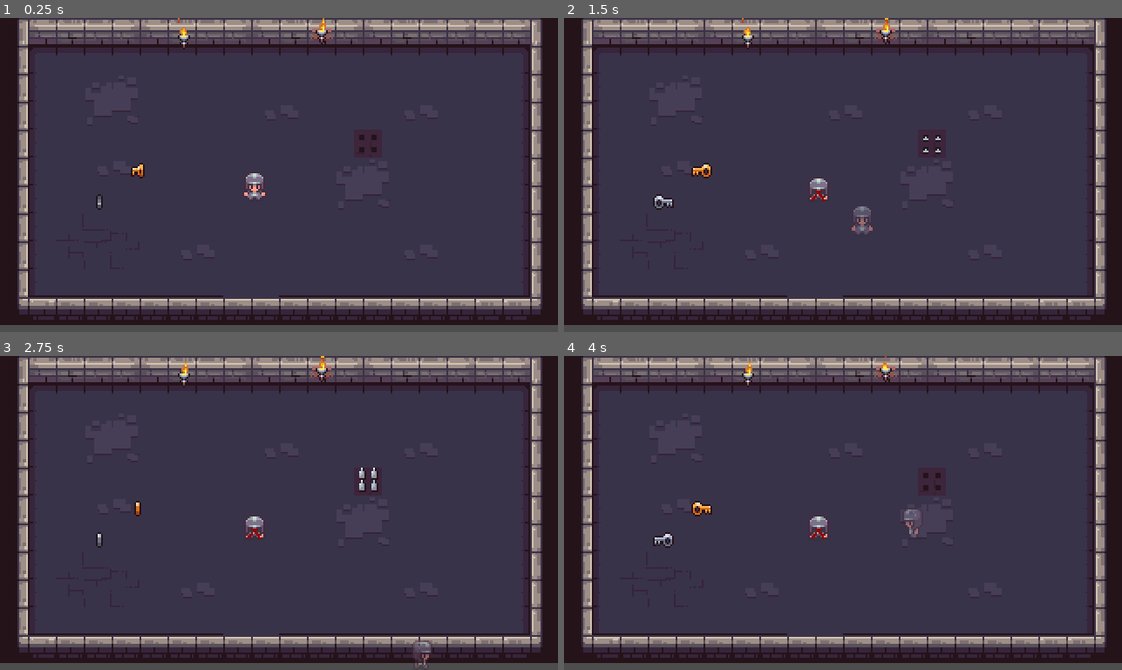
Above: before the commit, frames 1-4 (two rows, left to right).
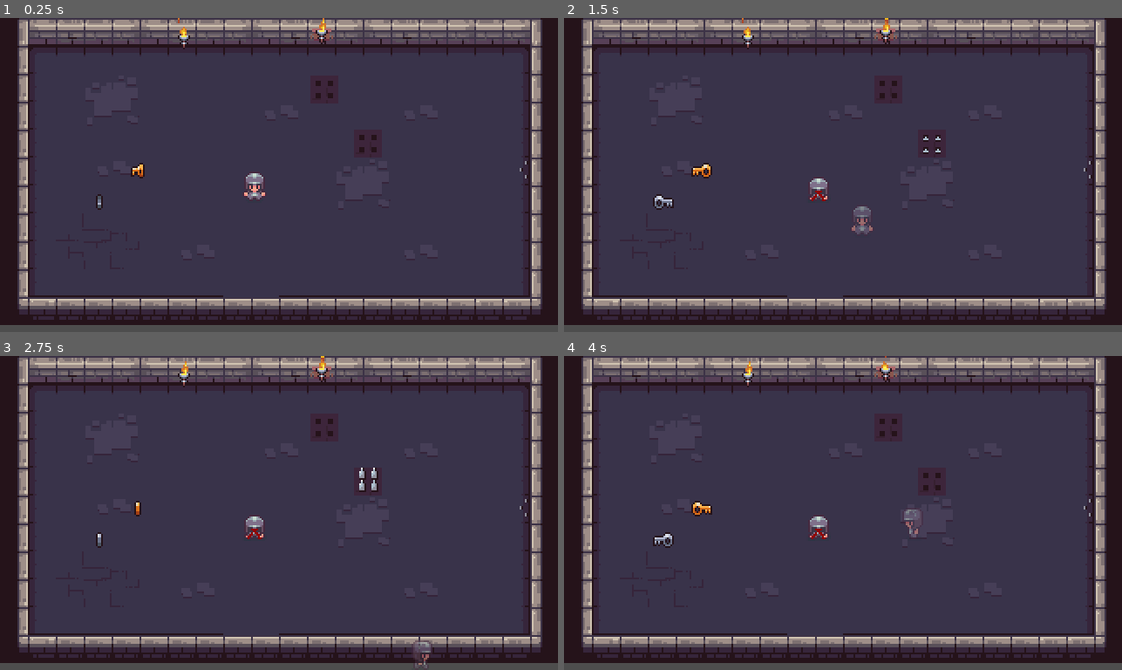
Above: after the commit, the same moments.

Repository: PauloFH/loop
Game: Godot game, scene res://scenes/fases/Main.tscn
Same seed, same stepped clock (60 frames per second), same inputs: the game is played once before the commit and once after it.
Inputs:
- Up to frame 1 (0.25 s): no input
- Up to frame 2 (1.5 s): tap Enter (ui_accept) at 0.5, 0.77 s; hold Right (ui_right) 0.53-1.28 s; hold Down (ui_down) from 1.28 s (still down)
- Up to frame 3 (2.75 s): tap Enter (ui_accept) at 1.52 s; release Down (ui_down) at 2.03 s; hold Right (ui_right) from 2.03 s (still down)
- Up to frame 4 (4 s): release Right (ui_right) at 2.78 s; hold Up (ui_up) 2.78-3.53 s; tap Enter (ui_accept) at 3.02, 3.77 s; hold Left (ui_left) from 3.53 s (still down)

The runs differ from the first frame. In frame 1, 0.1% of the frame differs, in the area x 55-95%, y 20-52%; in frame 2, 0.1%; in frame 3, 0.1%; in frame 4, 0.1%.

Commit message:
feat: flamethrower trap

Diff:
--- a/scenes/fases/Main.tscn
+++ b/scenes/fases/Main.tscn
@@ -8,6 +8,8 @@
 [ext_resource type="PackedScene" uid="uid://dbaxrf0mn07nx" path="res://scenes/objects/cosmetics/luz/torch.tscn" id="6_64pgk"]
 [ext_resource type="PackedScene" uid="uid://cfbpvvwxajqi0" path="res://scenes/objects/cosmetics/luz/torch_light.tscn" id="7_j0l3m"]
 [ext_resource type="PackedScene" uid="uid://i0x8nm7mlt33" path="res://scenes/objects/traps/spike_traps/auto_floor_spikes.tscn" id="8_h1rjs"]
+[ext_resource type="PackedScene" uid="uid://c3n83t6gp5c5t" path="res://scenes/objects/traps/flamethrower/flamethrower.tscn" id="9_64pgk"]
+[ext_resource type="PackedScene" uid="uid://lprrw4rjd0qg" path="res://scenes/objects/traps/spike_traps/floor_spike.tscn" id="10_j0l3m"]
 
 [sub_resource type="TileSetAtlasSource" id="TileSetAtlasSource_vcsgt"]
 texture = ExtResource("1_706jr")
@@ -242,3 +244,10 @@
 
 [node name="auto_floor_spike" parent="." instance=ExtResource("8_h1rjs")]
 position = Vector2(211, 73)
+
+[node name="Flamethrower" parent="." instance=ExtResource("9_64pgk")]
+position = Vector2(294, 87)
+rotation = 1.57079
+
+[node name="floor_spike" parent="." instance=ExtResource("10_j0l3m")]
+position = Vector2(186, 42)
--- a/scenes/objects/traps/flamethrower/flamethrower.tscn
+++ b/scenes/objects/traps/flamethrower/flamethrower.tscn
@@ -1,12 +1,10 @@
-[gd_scene load_steps=8 format=3 uid="uid://c3n83t6gp5c5t"]
+[gd_scene load_steps=9 format=3 uid="uid://c3n83t6gp5c5t"]
 
 [ext_resource type="Script" uid="uid://bggrkw3quo5r3" path="res://scripts/objects/armadilhas/flamethrower.gd" id="1_b7ev4"]
 [ext_resource type="Texture2D" uid="uid://gbgief32i1qj" path="res://assets/2D Pixel Dungeon Asset Pack/items and trap_animation/flamethrower/flamethrower_1_4.png" id="2_2ay5i"]
 [ext_resource type="Texture2D" uid="uid://bowunkhrstcqm" path="res://assets/2D Pixel Dungeon Asset Pack/items and trap_animation/flamethrower/flamethrower_1_1.png" id="3_3frn4"]
 [ext_resource type="Texture2D" uid="uid://11d0idmjnox0" path="res://assets/2D Pixel Dungeon Asset Pack/items and trap_animation/flamethrower/flamethrower_1_2.png" id="4_30wf2"]
 [ext_resource type="Texture2D" uid="uid://bp8d703aefmya" path="res://assets/2D Pixel Dungeon Asset Pack/items and trap_animation/flamethrower/flamethrower_1_3.png" id="5_xgl0g"]
-
-[sub_resource type="RectangleShape2D" id="RectangleShape2D_6rqd3"]
 
 [sub_resource type="SpriteFrames" id="SpriteFrames_tu0hb"]
 animations = [{
@@ -28,13 +26,30 @@
 "speed": 10.0
 }]
 
-[node name="Flamethrower" type="Area2D"]
+[sub_resource type="RectangleShape2D" id="RectangleShape2D_b7ev4"]
+size = Vector2(16, 24)
+
+[sub_resource type="RectangleShape2D" id="RectangleShape2D_2ay5i"]
+size = Vector2(16, 22)
+
+[node name="flamethrower" type="Node2D"]
 script = ExtResource("1_b7ev4")
-
-[node name="CollisionShape2D" type="CollisionShape2D" parent="."]
-shape = SubResource("RectangleShape2D_6rqd3")
 
 [node name="sprite2D" type="AnimatedSprite2D" parent="."]
 sprite_frames = SubResource("SpriteFrames_tu0hb")
 
-[connection signal="body_entered" from="." to="." method="_on_body_entered"]
+[node name="activate_box" type="Area2D" parent="."]
+
+[node name="CollisionShape2D" type="CollisionShape2D" parent="activate_box"]
+position = Vector2(0, 9)
+shape = SubResource("RectangleShape2D_b7ev4")
+
+[node name="damage_box" type="Area2D" parent="."]
+
+[node name="CollisionShape2D" type="CollisionShape2D" parent="damage_box"]
+position = Vector2(0, 2)
+shape = SubResource("RectangleShape2D_2ay5i")
+disabled = true
+
+[connection signal="body_entered" from="activate_box" to="." method="_on_activate_box_body_entered"]
+[connection signal="body_entered" from="damage_box" to="." method="_on_damage_box_body_entered"]
--- /dev/null
+++ b/scripts/objects/armadilhas/flamethrower.gd
@@ -0,0 +1,36 @@
+extends TrapBase
+
+@onready var sprite = $sprite2D
+@onready var activate_collision = $activate_box/CollisionShape2D
+@onready var damage_collision = $damage_box/CollisionShape2D
+
+@onready var warning_time:float = 0.2
+@onready var flame_time: float = 0.5
+
+var flames_out:bool = false
+
+
+
+## WARNING: caso o jogador entre e fique na trap enquanto ela está em cooldown, é possível que a trap
+## não seja ativada novamente depois que o tempo de cooldown seja restituido. Pode ser necessário re
+## fatorar o código do player ou desta trap caso essa interação não seja desejada.
+func _on_activate_box_body_entered(body: Node2D) -> void:
+	if body.is_in_group("player"):
+		trigger_trap(body)
+
+func _on_damage_box_body_entered(body: Node2D) -> void:
+	if body.is_in_group("player"):
+		body.take_damage(damage)
+
+func activate_trap(body:Node2D) -> void:
+	sprite.frame = 1
+	await get_tree().create_timer(warning_time).timeout
+	activate_collision.disabled = true
+	damage_collision.disabled = false
+	flames_out = true
+	sprite.play("default")
+	await get_tree().create_timer(flame_time).timeout
+	sprite.frame = 0
+	flames_out = false
+	activate_collision.disabled = false
+	damage_collision.disabled = true
--- a/scripts/objects/armadilhas/floor_spikes.gd
+++ b/scripts/objects/armadilhas/floor_spikes.gd
@@ -22,11 +22,6 @@
 		body.take_damage(damage)
 
 
-## WARNING: caso o jogador entre e fique na trap enquanto ela está em cooldown, é possível que a trap
-## não seja ativada novamente depois que o tempo de cooldown seja restituido. Pode ser necessário re
-## fatorar o código do player ou desta trap caso essa interação não seja desejada.
-
-
 func activate_trap(body):
 	sprite.frame = 1
 	await get_tree().create_timer(warning_time).timeout
Not shown: 1 places in scenes/fases/Main.tscn that only renumber resources
Not shown, added: scripts/objects/armadilhas/flamethrower.gd.uid
